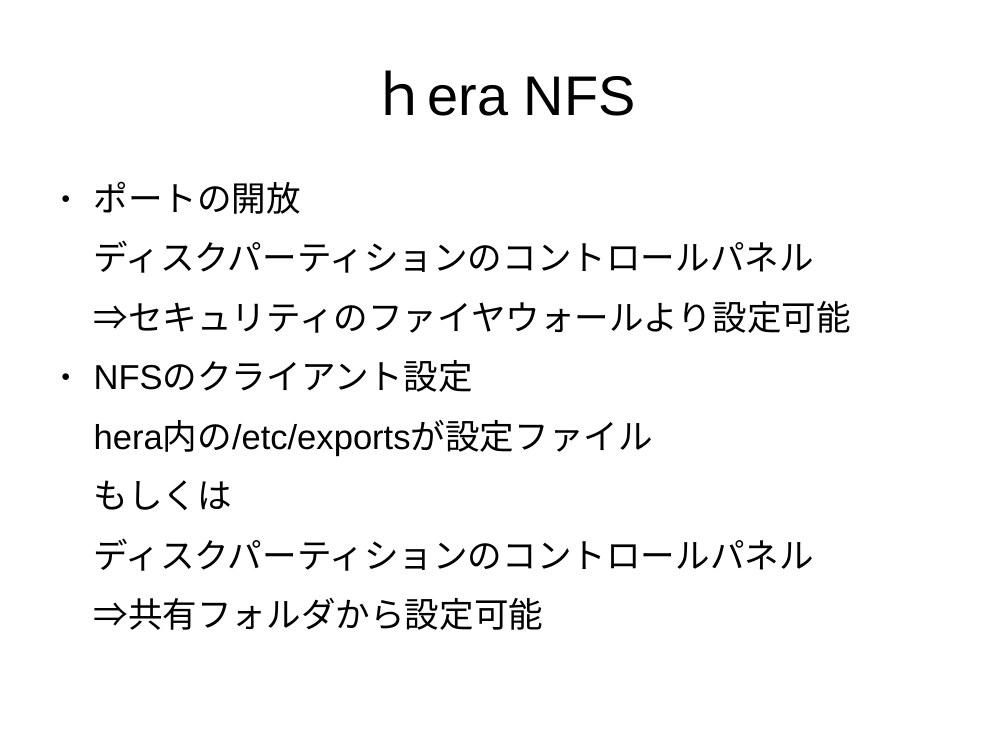
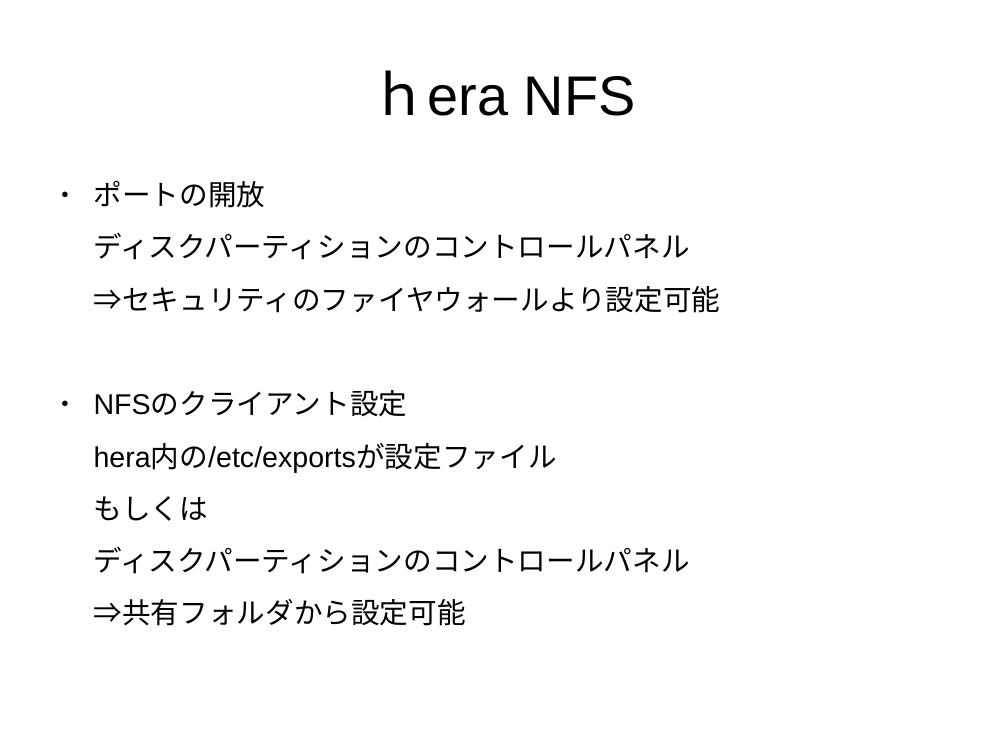
Before and after one commit to naoki709mm/BCL_presentation, a slide deck: slide 2 of okuya.odp. Drawn at 1008x756 pixels with LibreOffice and Linux fonts; fonts in the diff are those of the drawing. Boxes give left, top, right and bottom in pixels: in the first picture for what was removed or moved away, otherwise in the second. Text is boxed around its words. In the diff, an @@ line names an element or a change of style, - is before the commit and + after.

```diff
--- a/okuya.odp
+++ b/okuya.odp
@@ text "ポートの開放" at <box>94,180,721,626</box>: size 27.2 to 22.5 pt @@
```
Also in this commit, not shown: 3 other slides changed, 1 other file.
